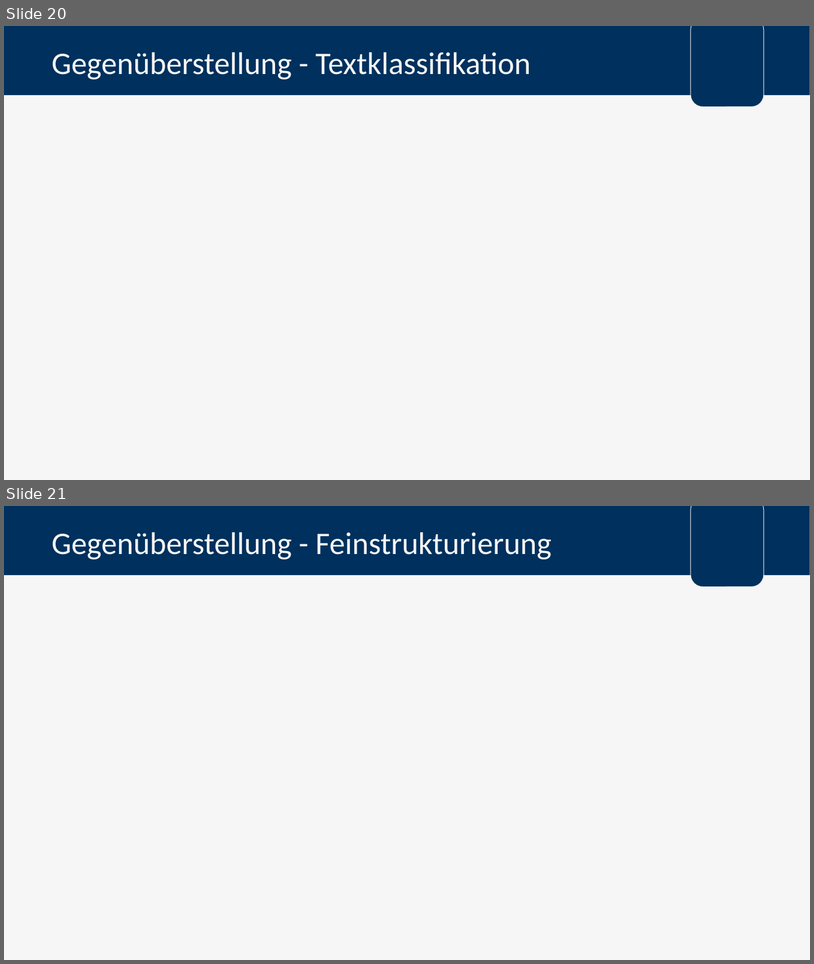
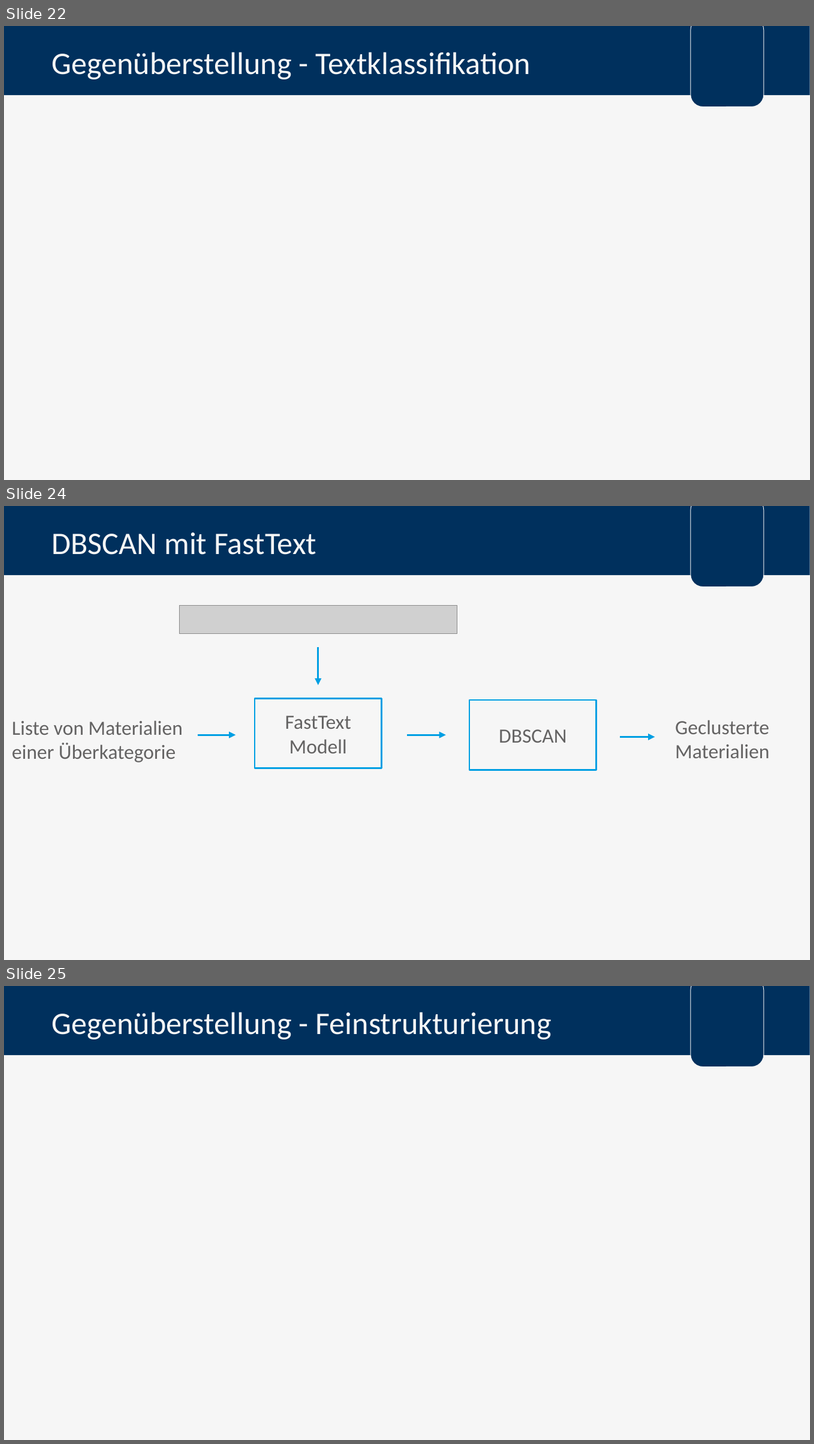
Before and after one commit to FlowBYRN/BaMaterialStandartisation, a slide deck: documents/Verteidigung.pptx. Shown one above the other, each under a label of ours: slides 20 and 21 before the commit, slides 22, 24 and 25 after it; the slides between them are not shown. The pictures are 814x964 and 814x1444 pixels, drawn with LibreOffice and Linux fonts; fonts in the diff are those of the drawing; grey boxes stand for pictures; background and template pictures are left out. Boxes give left, top, right and bottom in pixels: in the first picture for what was removed or moved away, otherwise in the second. Text is boxed around its words. In the diff, an @@ line names an element or a change of style, - is before the commit and + after.

```diff
--- a/documents/Verteidigung.pptx
+++ b/documents/Verteidigung.pptx
@@ slide 24 added at [4,506,810,960], background #F6F6F6; not listed: 2 template elements that a slide beside it also shows @@
@@ title added at [51,532,317,555], 28 pt, text #F6F6F6 @@
+DBSCAN mit FastText
@@ picture added at [179,605,457,633] @@
@@ arrow added from (318, 647) to (318, 685), #009FE3 1.5 pt @@
@@ rectangle added at [255,698,381,768], fill #F6F6F6, outline #009FE3 1.5 pt, 18 pt, text #646363 @@
+FastText Modell
@@ rectangle added at [469,700,596,769], fill #F6F6F6, outline #009FE3 1.5 pt, 18 pt, text #646363 @@
+DBSCAN
@@ text added at [12,720,183,762], 18 pt, text #646363 @@
+Liste von Materialien einer Überkategorie
@@ text added at [675,720,770,758], 18 pt, text #646363 @@
+Geclusterte Materialien
@@ arrow added from (198, 735) to (236, 735), #009FE3 1.5 pt @@
@@ arrow added from (407, 735) to (446, 735), #009FE3 1.5 pt @@
@@ arrow added from (620, 736) to (656, 736), #009FE3 1.5 pt @@
@@ what was slide 20 is now slide 22 @@
@@ what was slide 21 is now slide 25 @@
```
Also in this commit, not shown: 8 slides changed, 8 other slides added, 5 slides removed, 3 other files.
